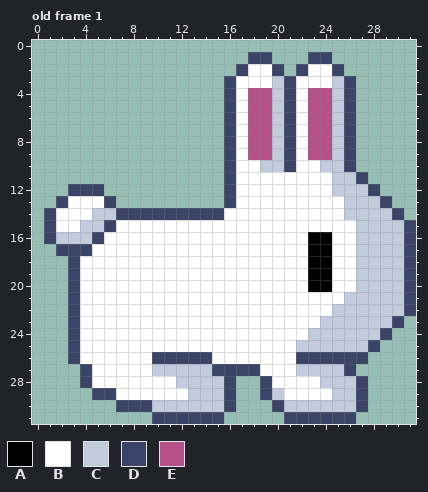
Pixel-art file -- dev/art/animals/bunny/bunny-right.ase. This is how it looked before the edit.
32x32 pixels, 1 frame. Shown: old frame 1. The commit also changed other frames, which this record leaves out.
Palette (. is transparent): A #000000  B #ffffff  C #c0cbdc  D #3a4466  E #b55088
Pixels before, old frame 1, first column x 1:
 1 .................DD...DD.......
 2 ................DBBD.DBBD......
 3 ...............DBBBCDBBBCD.....
 4 ...............DBEECDBEECD.....
 5 ...............DBEECDBEECD.....
 6 ...............DBEECDBEECD.....
 7 ...............DBEECDBEECD.....
 8 ...............DBEECDBEECD.....
 9 ...............DBEECDBEECD.....
10 ...............DBBCCDBBCCD.....
11 ...............DBBBBBBBBCCD....
12 ..DDD..........DBBBBBBBBCCCD...
13 .DBBBD.........DBBBBBBBBBCCCD..
14 DBBBCCDDDDDDDDDBBBBBBBBBBCCCCD.
15 DBBCCDBBBBBBBBBBBBBBBBBBBBCCCCD
16 DCCCDBBBBBBBBBBBBBBBBBAABBCCCCD
17 .DDDBBBBBBBBBBBBBBBBBBAABBCCCCD
18 ..DBBBBBBBBBBBBBBBBBBBAABBCCCCD
19 ..DBBBBBBBBBBBBBBBBBBBAABBCCCCD
20 ..DBBBBBBBBBBBBBBBBBBBAABBCCCCD
21 ..DBBBBBBBBBBBBBBBBBBBBBBCCCCCD
22 ..DBBBBBBBBBBBBBBBBBBBBBCCCCCCD
23 ..DBBBBBBBBBBBBBBBBBBBBCCCCCCD.
24 ..DBBBBBBBBBBBBBBBBBBBCCCCCCD..
25 ..DBBBBBBBBBBBBBBBBBBCCCCCCD...
26 ..DBBBBBBDDDDDBBBBBBBDDDDDD....
27 ...DBBBBBCCCCCDDDDBBBCCCCD.....
28 ...DBBBBBBBCCCCD..DBBBBCCCD....
29 ....DDBBBBBBCCCD..DCBBBBCCD....
30 ......DDDCCCCCCD...DCCCCCCD....
31 .........DDDDDD.....DDDDDD.....
After:
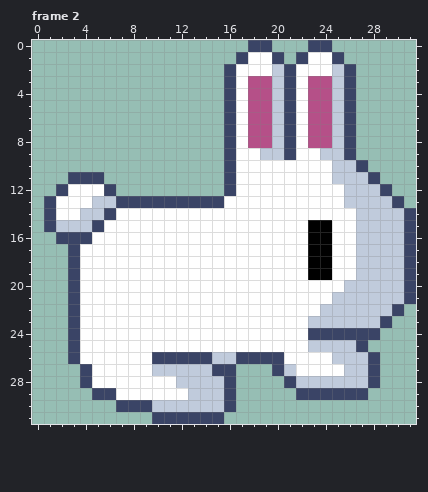
A new or re-ordered frame is compared with the old frame closest to it.
Author's note on the commit: Animation for bunny, adjusted player render to render on his feet
The exact change:
frames 1 -> 3
Changed rows in their new state; - is an unchanged pixel.
Frame 2 is new; against old frame 1:
first column x 16:
 0 --DD---DD--
 1 -DBBD-DBBD-
 2 DB--CDB--CD
 3 --EE---EE--
first column x 1:
 9 -----------------BC---BC-------
10 ------------------BBB--B-CD----
11 --DDD---------------------CD---
12 -DBBBD------------------B--CD--
13 DB--CCDDDDDDDDDB------------CD-
14 ---C-DBBBBBBBBB----------B---CD
15 -CC-DB----------------AA-------
16 .DDDB--------------------------
17 -.-B---------------------------
20 ----------------------BB-C-----
21 ------------------------C------
22 -----------------------C-----D.
23 ----------------------C-----D.-
24 ----------------------DDDDDD.--
25 ---------------------B----D.---
26 --------------CCDDDD-BBBCCCD---
27 ----------------...DCBBBBCCD---
28 ------------------..DCC---CD---
29 ------------------...DDDDD-----
30 -------------------........----
31 --------------------......-----
